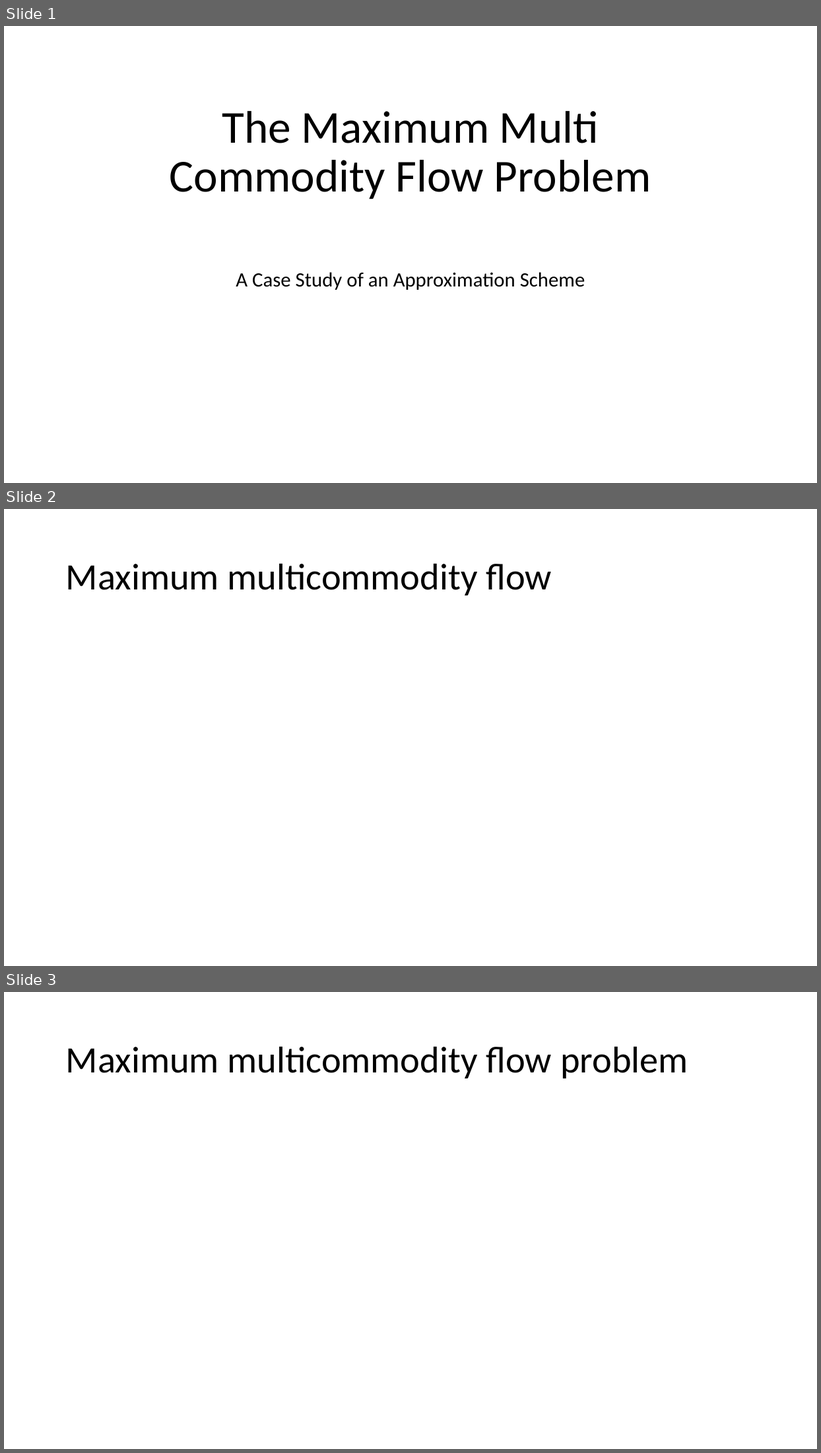
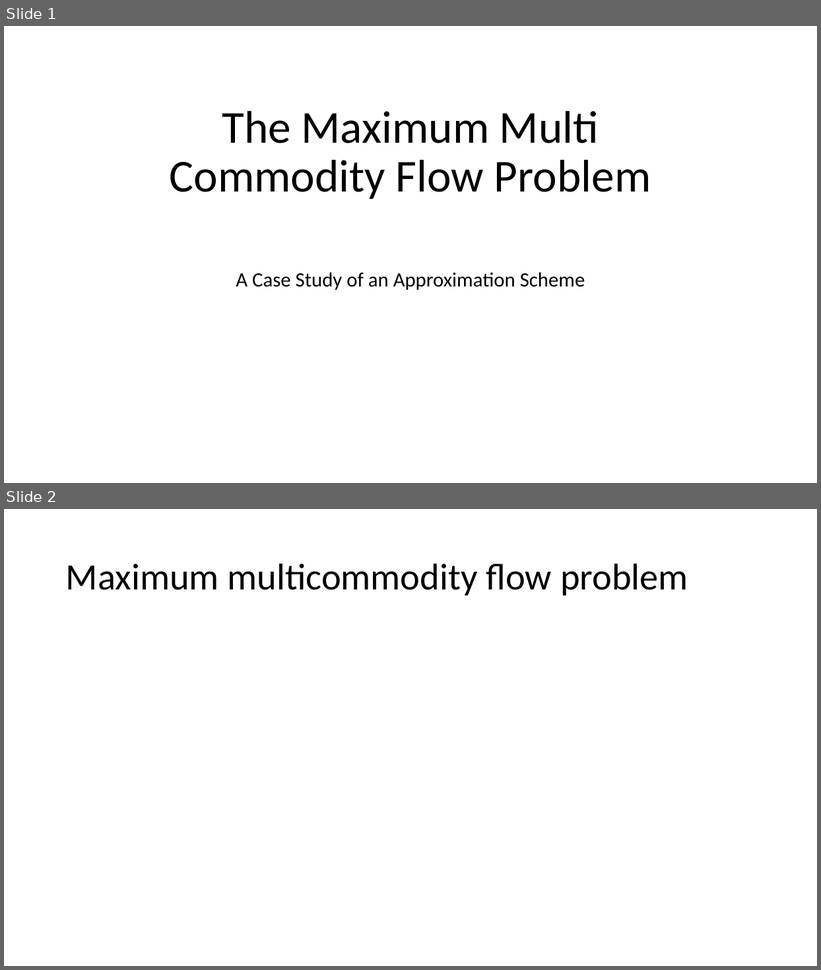
Before and after one commit to Speedphil544/Vortrag, a slide deck: MMCFP.pptx. Shown one above the other, each under a label of ours: slides 1, 2 and 3 before the commit, slides 1 and 2 after it. The pictures are 821x1453 and 821x970 pixels, drawn with LibreOffice and Linux fonts; fonts in the diff are those of the drawing; grey boxes stand for pictures. Boxes give left, top, right and bottom in pixels: in the first picture for what was removed or moved away, otherwise in the second. Text is boxed around its words. In the diff, an @@ line names an element or a change of style, - is before the commit and + after.

```diff
--- a/MMCFP.pptx
+++ b/MMCFP.pptx
@@ slide 2 removed at [4,509,817,966], background #FFFFFF @@
@@ title removed at [66,563,552,595] @@
-Maximum multicommodity flow
@@ what was slide 3 is now slide 2 @@
```
Also in this commit, not shown: 5 slides changed.
